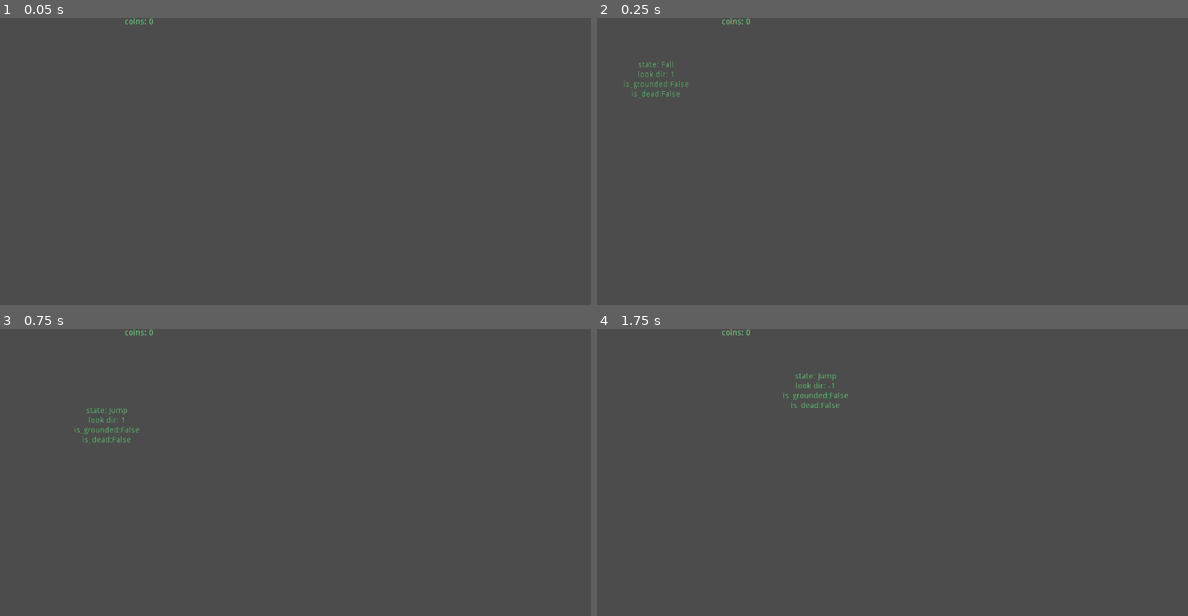
Above: before the commit, frames 1-4 (two rows, left to right).
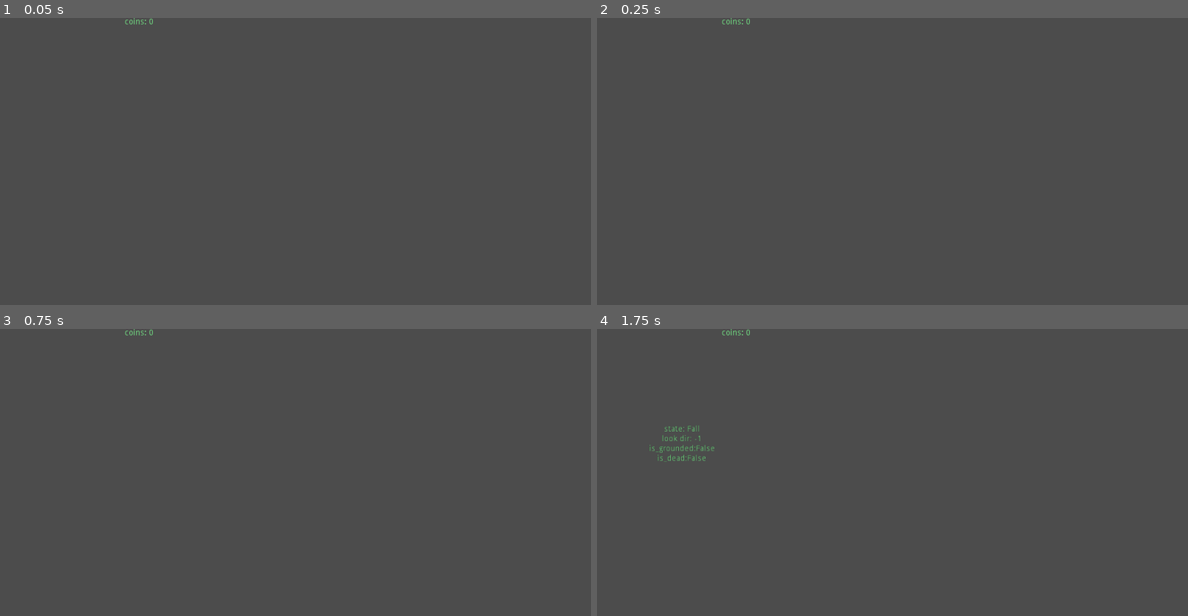
Above: after the commit, the same moments.

Repository: vicious987/slimeboy
Game: Godot game, scene res://Gameworld.tscn
Two runs of this game, one before a commit and one after it. Both use one fixed random seed, a clock stepped at 60 frames per second and the inputs below.
Inputs:
- Up to frame 1 (0.05 s): no input
- Up to frame 2 (0.25 s): no input
- Up to frame 3 (0.75 s): hold D (move_right) from 0.53 s (still down); hold W (jump) from 0.53 s (still down)
- Up to frame 4 (1.75 s): release D (move_right) at 1.28 s; release W (jump) at 1.28 s; hold A (move_left) from 1.28 s (still down); tap W (jump) at 1.35, 1.52 s

Frame 1 is identical in both runs. In frame 2, 0.2% of the frame differs, in the area x 4-16%, y 14-28%; in frame 3, 0.3%; in frame 4, 0.5%, in the area x 8-43%, y 15-47%.

Commit message:
add both side wallslide and walljump

Diff:
--- a/Node.gd
+++ b/Node.gd
@@ -17,7 +17,6 @@
 
 func is_grounded() -> bool:
 	return rc_ground_left.is_colliding() or rc_ground_right.is_colliding()
-	#return $RayCastGroundRight.is_colliding()
 
 func is_next_to_wall() -> bool:
 	return is_next_to_left_wall() or is_next_to_right_wall()
@@ -27,3 +26,6 @@
 
 func is_next_to_right_wall() -> bool:
 	return rc_wall_r_upper.is_colliding() or rc_wall_r_lower.is_colliding()
+
+func get_wall_direction() -> int:
+	return 1
--- /dev/null
+++ b/Node2D.gd
@@ -0,0 +1,6 @@
+extends Node2D
+var a
+var b
+func _ready() -> void:
+	pass
+#	b = int(a = 6)
--- /dev/null
+++ b/Node2D.tscn
@@ -0,0 +1,6 @@
+[gd_scene load_steps=2 format=2]
+
+[ext_resource path="res://Node2D.gd" type="Script" id=1]
+
+[node name="Node2D" type="Node2D"]
+script = ExtResource( 1 )
--- a/Player.tscn
+++ b/Player.tscn
@@ -4,12 +4,12 @@
 [ext_resource path="res://Player.gd" type="Script" id=2]
 [ext_resource path="res://states/IdleState.gd" type="Script" id=3]
 [ext_resource path="res://states/MoveState.gd" type="Script" id=4]
-[ext_resource path="res://states/Jump.gd" type="Script" id=5]
+[ext_resource path="res://states/JumpState.gd" type="Script" id=5]
 [ext_resource path="res://Node.gd" type="Script" id=6]
-[ext_resource path="res://states/Wallslide.gd" type="Script" id=7]
+[ext_resource path="res://states/WallslideState.gd" type="Script" id=7]
 [ext_resource path="res://states/FallState.gd" type="Script" id=8]
 [ext_resource path="res://states/DeadState.gd" type="Script" id=9]
-[ext_resource path="res://states/Walljump.gd" type="Script" id=10]
+[ext_resource path="res://states/WalljumpState.gd" type="Script" id=10]
 
 [sub_resource type="RectangleShape2D" id=1]
 extents = Vector2( 25, 25 )
--- a/TestingGrounds.tscn
+++ b/TestingGrounds.tscn
@@ -39,13 +39,26 @@
 }
 
 [node name="CollisionShape2D" type="CollisionShape2D" parent="StaticBody2D3"]
-position = Vector2( 7.04029, 27.5049 )
+position = Vector2( 94.5836, -89.9874 )
+shape = SubResource( 3 )
+
+[node name="StaticBody2D4" type="StaticBody2D" parent="."]
+collision_layer = 4
+collision_mask = 0
+__meta__ = {
+"_edit_lock_": true
+}
+
+[node name="CollisionShape2D" type="CollisionShape2D" parent="StaticBody2D4"]
+position = Vector2( 464.364, -79.0927 )
 shape = SubResource( 3 )
 
 [node name="KillArea" parent="." instance=ExtResource( 1 )]
-position = Vector2( 816.849, 541.162 )
+position = Vector2( 919.813, 468.766 )
 
 [node name="Path2D" parent="." instance=ExtResource( 2 )]
+position = Vector2( 276.151, -157.663 )
+scale = Vector2( 1.06264, 1 )
 
 [node name="Coin" parent="." instance=ExtResource( 3 )]
-position = Vector2( 661.137, 556.478 )
+position = Vector2( 964.903, 548.82 )
--- a/states/AirState.gd
+++ b/states/AirState.gd
@@ -21,5 +21,5 @@
 	input_direction = get_input_direction()
 	update_look_direction(input_direction)
 
-	if input_direction == -1 and host.get_node("SurfaceDetector").is_next_to_left_wall(): #fix
+	if input_direction and host.get_node("SurfaceDetector").is_next_to_wall(): #fix
 		emit_signal("done", "Wallslide")
--- a/states/State.gd
+++ b/states/State.gd
@@ -31,3 +31,7 @@
 func update_look_direction(dir) -> void:
 	if dir != 0:
 		owner.look_direction = dir
+
+func get_wall_direction() -> int:
+	var surf_det = player_body.get_node("SurfaceDetector")
+	return int(surf_det.is_next_to_right_wall()) - int(surf_det.is_next_to_left_wall())
--- a/states/Walljump.gd
+++ b/states/WalljumpState.gd
@@ -3,17 +3,16 @@
 var gravity
 var jump_height = 500
 var jump_speed
-var jump_duration =0.7
+var jump_duration = 0.7
 
 func _ready() -> void:
 	gravity = 2 * jump_height / pow(jump_duration, 2)
 	jump_speed = -sqrt(2 * gravity * jump_height)
 
-var controllable
 func enter(host:KinematicBody2D) -> void:
-	player_body.motion.x = 600
+	player_body.motion.x = 600 * -get_wall_direction()
 	player_body.motion.y += jump_speed
-	#controllable = false
+
 func exit(host:KinematicBody2D) -> void:
 	return
 
--- a/states/Wallslide.gd
+++ b/states/WallslideState.gd
@@ -1,23 +1,27 @@
 extends State
 
-#make it handle both sides
+var move_to_wall:String
 
 func enter(host:KinematicBody2D) -> void:
+	match get_wall_direction():
+		-1:
+			move_to_wall = "move_left"
+		1:
+			move_to_wall = "move_right"
+		_:
+			push_error("something fucky in wallslide")
+
+func exit(host:KinematicBody2D) -> void:
 	player_body.motion.x = 0
 
-func exit(host:KinematicBody2D) -> void:
-	return
-
 func handle_input(event:InputEvent) -> void:
-	if Input.is_action_just_released("move_left"):
+	if Input.is_action_just_released(move_to_wall):
 		emit_signal("done", "Fall")
 	if Input.is_action_just_pressed("jump"):
 		emit_signal("done", "Walljump")
-		#motion = Vector2(600,-1800)
-		#owner.get_node("KinematicBody2D").move_and_slide(motion, Vector2.UP)
 
 func update(host:KinematicBody2D, delta) -> void:
-	if  not host.get_node("SurfaceDetector").is_next_to_left_wall(): #fix surface det ref
+	if  not host.get_node("SurfaceDetector").is_next_to_wall(): #fix surface det ref
 		emit_signal("done", "Fall")
 
 	if player_body.motion.y > 0:
Renamed: states/Jump.gd -> states/JumpState.gd
